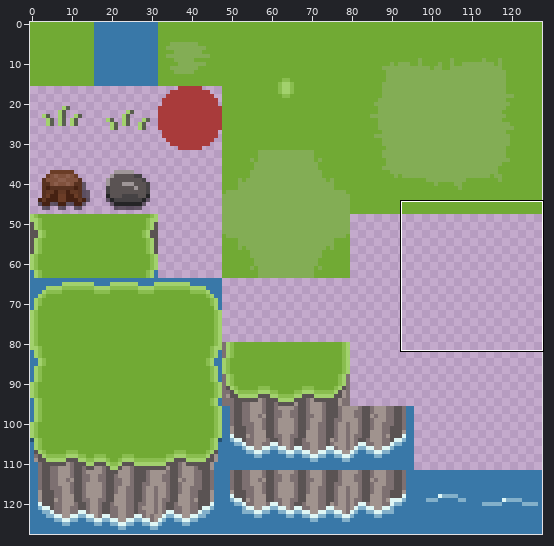
One commit to this pixel-art file: Assets/Sprites/tileset.ase. Above: a wide view before the commit, with the close-up outlined.
Close-up. Before the edit:
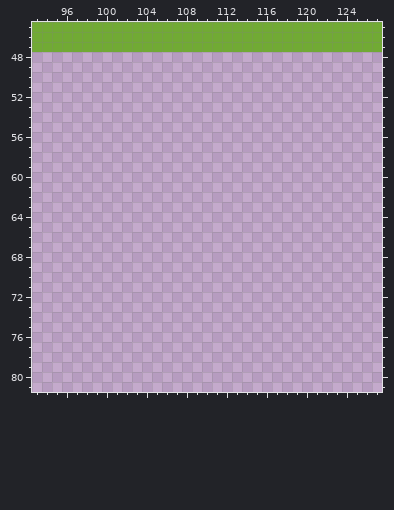
128x128 pixels, 1 frame. Colours within 5 levels of each other are drawn and written as one. Shown: x 93..127, y 45..81.
Once edited:
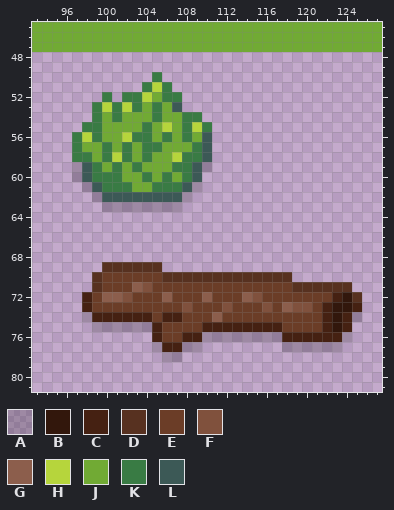
Palette (. is transparent): A #00000032  B #32170c  C #452112  D #573120  E #6b3d27  F #80513d  G #8c5e4c  H #b6d53c  J #71aa34  K #397b44  L #3c5956
From old to new:
The edit adds colour A in row 59 at x 97 and 110; in row 60 at x 97; in row 61 at x 98 and 109; in row 62 at x 99 and 108; in row 63 at x 100 to 107; in row 74 at x 98 and 125.
The edit adds colour A in row 75 at x 99 to 104; in row 76 at x 110 to 117 and 124; in row 77 at x 105, 108 to 109 and 118 to 123; in row 78 at x 106 to 107.
The edit adds colour B in row 72 at x 124; in row 73 at x 123 to 124; in rows 74 to 75 at x 123.
The edit adds colour C in row 72 at x 98 and 123; in row 73 at x 98, 122 and 125; in row 74 at x 99 to 104, 106 to 107, 122 and 124; in row 75 at x 105, 110 to 117, 122 and 124; in row 76 at x 105, 108 to 109 and 118 to 123; in row 77 at x 106 to 107.
The edit adds colour D in row 69 at x 100 to 105; in row 70 at x 99 and 106 to 118; in row 71 at x 99 and 119 to 124; in row 72 at x 125.
The edit adds colour E in row 70 at x 100 to 105; in row 71 at x 100 to 102 and 105 to 118; in row 72 at x 99, 103 to 105, 107 to 109, 111 to 113 and 116 to 122; in row 73 at x 99 to 107, 109 to 111, 113 to 115, 117 and 121; in row 74 at x 105, 108 to 110 and 112 to 121; in row 75 at x 106 to 109 and 118 to 121.
The edit adds colour E in row 76 at x 106 to 107.
The edit adds colour F in row 71 at x 104; in row 72 at x 102 and 115; in row 73 at x 108, 112, 116 and 119 to 120.
The edit adds colour G in row 71 at x 103; in row 72 at x 100 to 101, 106, 110 and 114; in row 73 at x 118; in row 74 at x 111.
The edit adds colour H in row 51 at x 105; in row 52 at x 104; in row 53 at x 100 and 102; in row 55 at x 106 and 109; in row 56 at x 98 and 102; in row 58 at x 101 and 107.
The edit adds colour J in row 52 at x 105; in row 53 at x 104 and 106; in row 54 at x 100, 102 to 104 and 106 to 107; in row 55 at x 100 to 103, 105 and 107; in row 56 at x 100 to 101, 105, 107 and 109; in row 57 at x 98 to 99, 101, 103 and 106 to 108.
The edit adds colour J in row 58 at x 99, 103 and 105 to 106; in row 59 at x 100, 102 and 104 to 106; in row 60 at x 102 to 103, 105 and 107; in row 61 at x 103 to 104.
The edit adds colour K in row 50 at x 105; in row 51 at x 104 and 106; in row 52 at x 100, 102 to 103 and 106 to 107; in row 53 at x 99, 101, 103 and 105; in row 54 at x 99, 101, 105 and 108 to 109; in row 55 at x 98 to 99, 104, 108 and 110.
The edit adds colour K in row 56 at x 97, 99, 103 to 104, 106 and 108; in row 57 at x 97, 100, 102, 104 to 105 and 109; in row 58 at x 97 to 98, 100, 102, 104 and 108 to 109; in row 59 at x 99, 101, 103 and 107 to 108; in row 60 at x 99 to 101, 104, 106 and 108; in row 61 at x 100 to 102 and 105 to 107.
The edit adds colour L in row 53 at x 107; in rows 56 to 58 at x 110; in rows 59 to 60 at x 98 and 109; in row 61 at x 99 and 108; in row 62 at x 100 to 107.
